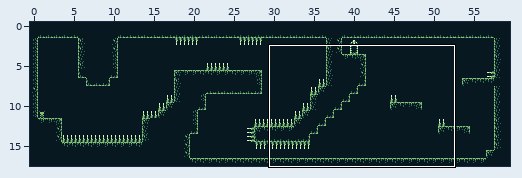
Two states of a Tiled map (JSON), res/level5.tmj. The picture above shows the old version from afar; the outline marks the close-up.
Close-up. Before the edit:
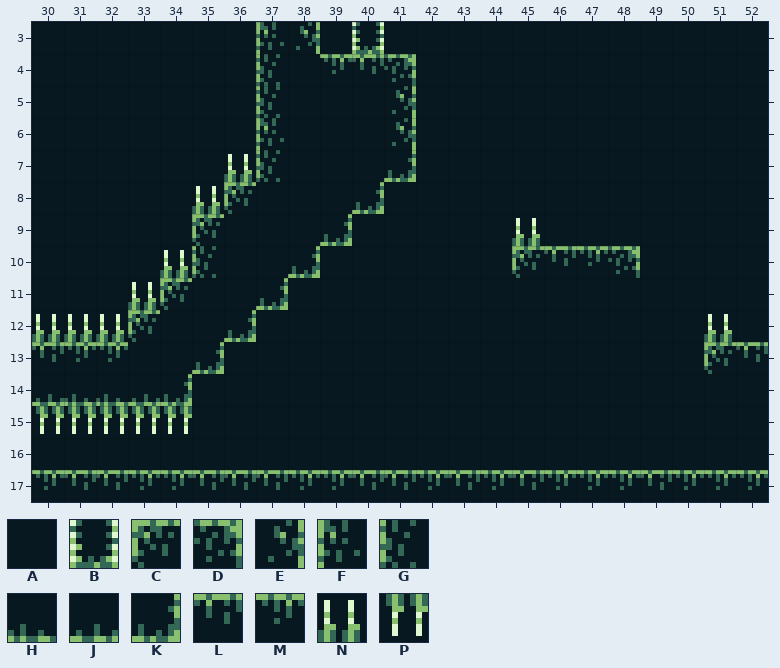
Cells are 8x8 px. Shown: x 30..52, y 3..17.
Key: from "caverns": A 0, B 1, C 4, D 5, E 6, F 8, G 9, H 11, J 12, K 13, L 25, M 26, N 30, P 31.
_ is an empty cell.
Layers that did not change in this view are not listed.
Layer "tiles" before, first column x 30:
 3 AAAAAAAFEABAAAAAAAAAAAA
 4 AAAAAAAGAMLDAAAAAAAAAAA
 5 AAAAAAAGAAAEAAAAAAAAAAA
 6 AAAAAAAFAAAEAAAAAAAAAAA
 7 AAAAAANGAAAKAAAAAAAAAAA
 8 AAAAANCAAAKAAAAAAAAAAAA
 9 AAAAACAAAKAAAAANAAAAAAA
10 AAAANGAAKAAAAAACLMDAAAA
11 AAANCAAKAAAAAAAAAAAAAAA
12 NNNCAAKAAAAAAAAAAAAAANA
13 LMMAAKAAAAAAAAAAAAAAACL
14 JHHJKAAAAAAAAAAAAAAAAAA
15 PPPPPAAAAAAAAAAAAAAAAAA
16 AAAAAAAAAAAAAAAAAAAAAAA
17 MLLMMLLLMMLLMLMLMMMLMMM
The same view after the edit:
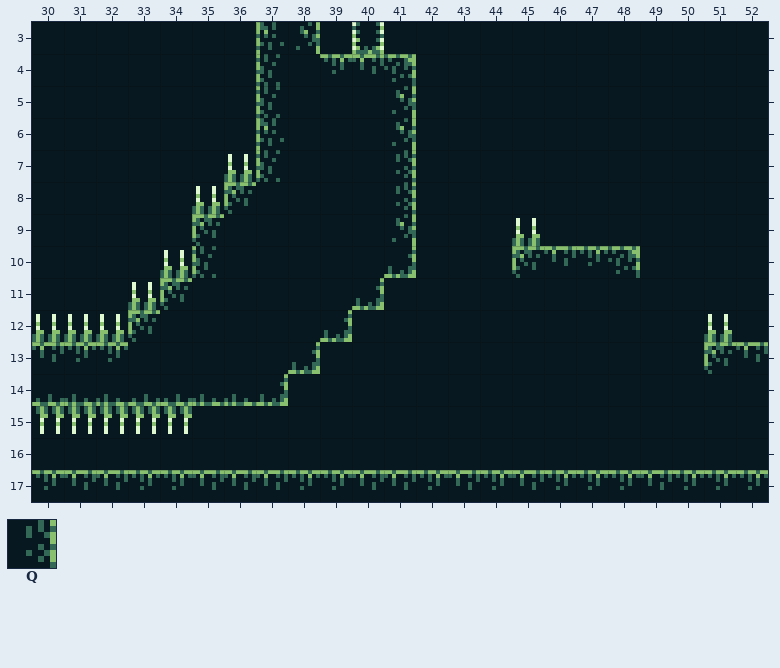
Further tiles: from "caverns": Q 7.
Difference:
Layer "tiles":
Tile K gives way to tile A in row 8 at x 40; in row 9 at x 39; in row 10 at x 38; in row 11 at x 37; in row 12 at x 36; in row 13 at x 35.
Tile A gives way to tile E in row 9 at x 41.
Tile A gives way to tile H in row 14 at x 35 to 36.
Tile K gives way to tile J in row 14 at x 34.
Tile A gives way to tile K in row 10 at x 41; in row 11 at x 40; in row 12 at x 39; in row 13 at x 38; in row 14 at x 37.
Tile A gives way to tile Q in row 8 at x 41.
Tile K gives way to tile Q in row 7 at x 41.
Where, in picture pixels (left, top, right, bottom), the same in both close-ups:
changed: (164, 150, 416, 406)
